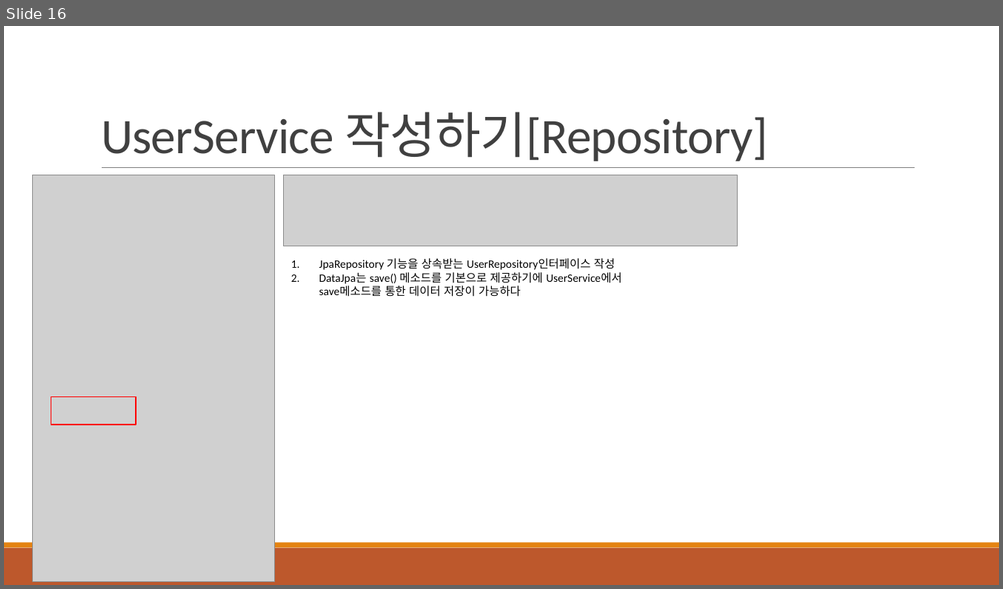
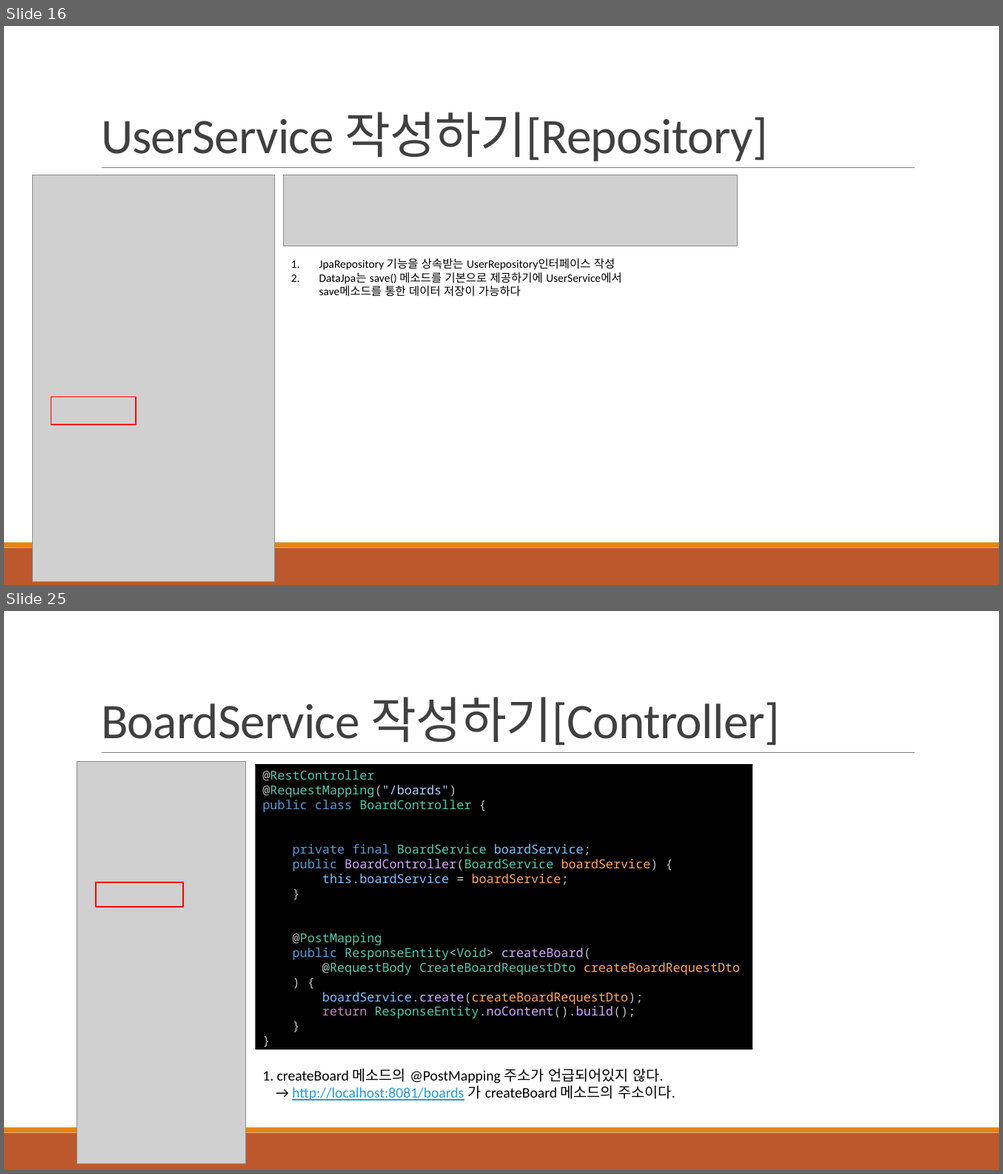
Before and after one commit to khb3025/study-msa, a slide deck: msa-ppt/2. 마이크로 서비스 구축.pptx. Shown one above the other, each under a label of ours: slide 16 before the commit, slides 16 and 25 after it; the slides between them are not shown. The pictures are 1003x589 and 1003x1174 pixels, drawn with LibreOffice and Linux fonts; fonts in the diff are those of the drawing; grey boxes stand for pictures. Boxes give left, top, right and bottom in pixels: in the first picture for what was removed or moved away, otherwise in the second. Text is boxed around its words. In the diff, an @@ line names an element or a change of style, - is before the commit and + after.

Commit message:
feat : [MSA] User 애플리케이션 및 Board 애플리케이션 작성
* UserService
- 회원가입 기능 /user/sign-up

* BoardService
- 게시글 등록 /boards

```diff
--- a/msa-ppt/2. 마이크로 서비스 구축.pptx
+++ b/msa-ppt/2. 마이크로 서비스 구축.pptx
@@ slide 25 added at box(4, 611, 999, 1170), background #FFFFFF; not listed: 3 template elements that a slide beside it also shows @@
@@ title added at box(101, 697, 780, 745), 48 pt, text #404040 @@
+BoardService 작성하기[Controller]
@@ picture added at box(77, 762, 246, 1165) @@
@@ rectangle added at box(256, 764, 753, 1050), fill #000000, 12 pt, text #4EC9B0 @@
+@RestController
+@RequestMapping("/boards")
+public class BoardController {
+private final BoardService boardService;
+public BoardController(BoardService boardService) {
+this.boardService = boardService;
+}
+@PostMapping
+public ResponseEntity<Void> createBoard(
+@RequestBody CreateBoardRequestDto createBoardRequestDto
+) {
+boardService.create(createBoardRequestDto);
+return ResponseEntity.noContent().build();
+}
+}
@@ rectangle added at box(96, 883, 183, 907), outline #FF0000 1.25 pt @@
@@ text added at box(262, 1068, 674, 1101), 14 pt, text #000000 @@
+1. createBoard 메소드의 @PostMapping 주소가 언급되어있지 않다.
+→ http://localhost:8081/boards 가 createBoard 메소드의 주소이다.
```
Also in this commit, not shown: 3 slides changed, 11 other slides added, 18 other files.
